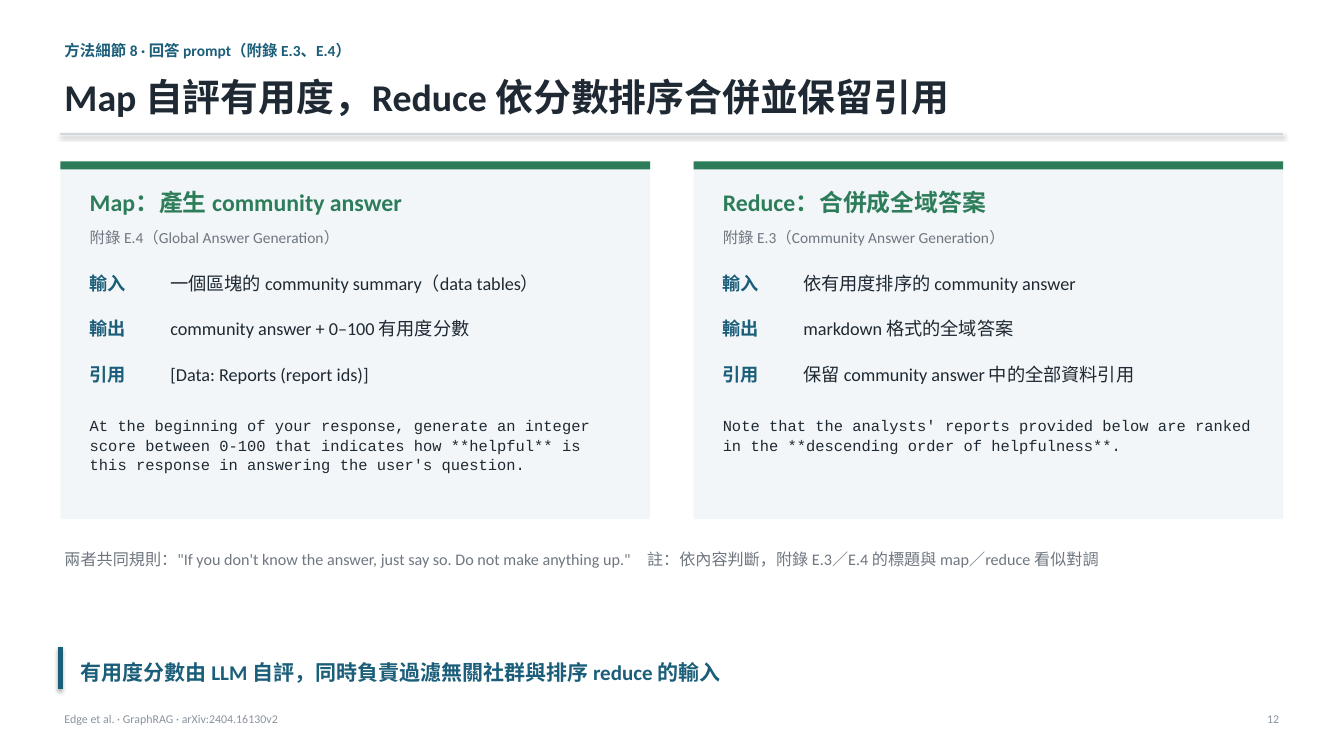
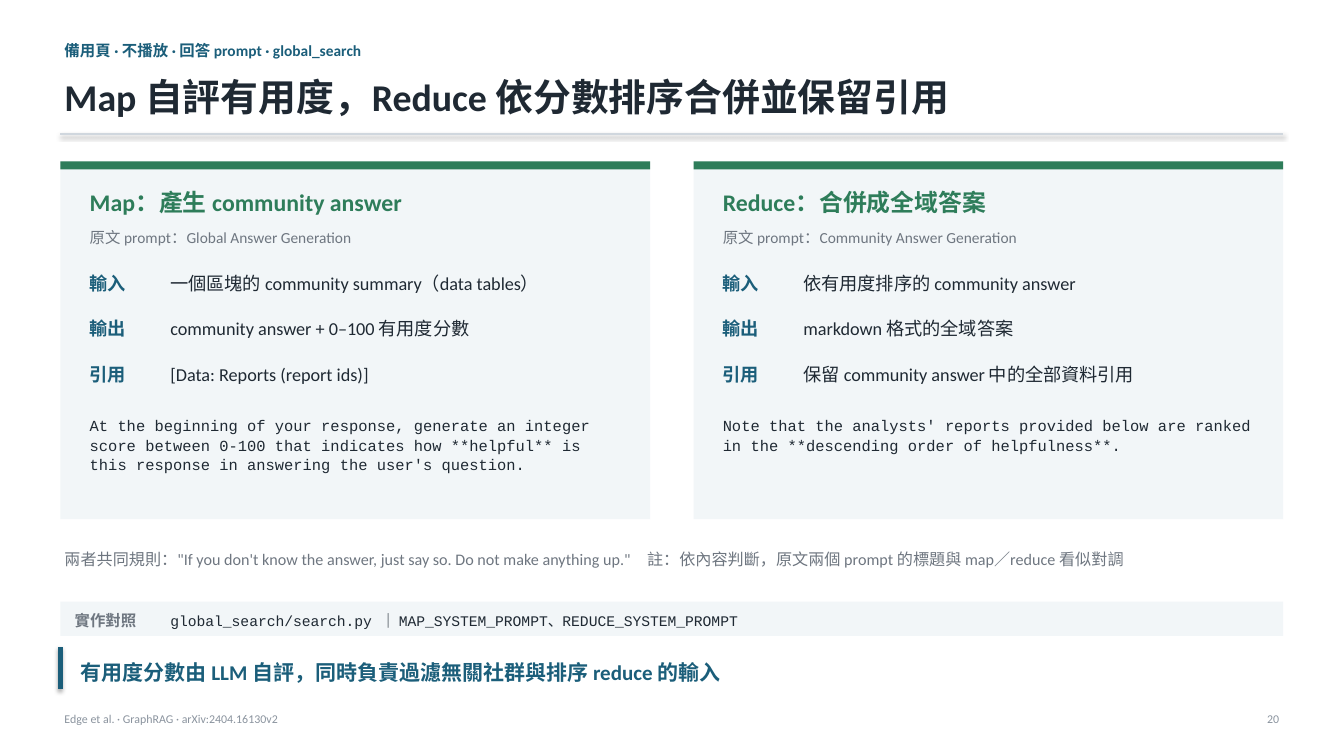
Before and after one commit to Moris-Zhan/CV-RAG-LLM-Papers, a slide deck: slide 20 of RAG/2024_GraphRAG/slides_zh-TW.pptx (slide 12 before the commit). Drawn at 1344x756 pixels with LibreOffice and Linux fonts; fonts in the diff are those of the drawing. Boxes give left, top, right and bottom in pixels: in the first picture for what was removed or moved away, otherwise in the second. Text is boxed around its words. In the diff, an @@ line names an element or a change of style, - is before the commit and + after.

```diff
--- a/RAG/2024_GraphRAG/slides_zh-TW.pptx
+++ b/RAG/2024_GraphRAG/slides_zh-TW.pptx
@@ text at (64,41,361,61): text changed @@
-方法細節 8 · 回答 prompt（附錄 E.3、E.4）
+備用頁 · 不播放 · 回答 prompt · global_search
@@ text at (90,230,351,246): text changed @@
-附錄 E.4（Global Answer Generation）
+原文 prompt：Global Answer Generation
@@ text at (723,230,1016,246): text changed @@
-附錄 E.3（Community Answer Generation）
+原文 prompt：Community Answer Generation
@@ text at (64,551,1123,568): text changed @@
-兩者共同規則："If you don't know the answer, just say so. Do not make anything up." 註：依內容判斷，附錄 E.3／E.4 的標題與 map／reduce 看似對調
+兩者共同規則："If you don't know the answer, just say so. Do not make anything up." 註：依內容判斷，原文兩個 prompt 的標題與 map／reduce 看似對調
@@ rectangle added at (60,602,1284,636), fill #F2F6F8 @@
@@ text added at (75,613,137,627), 11 pt, text #6E7680, bold @@
+實作對照
@@ text added at (170,615,738,629), 10.5 pt, text #1F2933 @@
+global_search/search.py ｜ MAP_SYSTEM_PROMPT、REDUCE_SYSTEM_PROMPT
@@ text at (1267,715,1279,723): text changed @@
-12
+20
```
Also in this commit, not shown: 18 other slides changed, 7 slides added, 3 slides removed, 19 other files.
